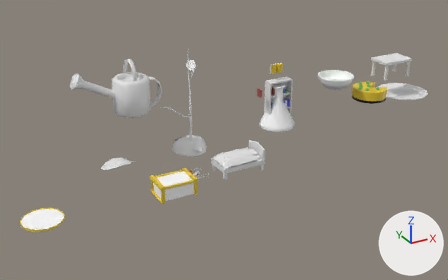
The FBX model Assets/World/Subworlds/Character Items.fbx, before and after one commit.
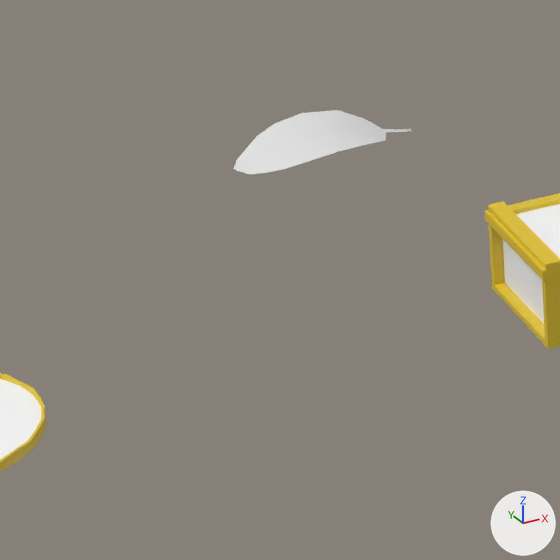
Old and new are each drawn whole from a camera (50 mm lens) standing at (-14.23, -29.89, 15.07) and looking at (1.12, -1.98, 1.11) and again close up on the part from 12% to 37% of the width and 49% to 87% of the height. The axes (+X, +Y, +Z) are drawn at lower right. The lights are the same throughout. The older version's two pictures come first. Where no turn or scale is listed for an object, it has been applied to the vertices.

Before the edit, the objects in view are built like this:
```python
me_circle_002 = bpy.data.meshes.new('Circle.002')
me_circle_002.from_pydata(...)  # 225 vertices, 225 faces; spans x -1.03..1.03, y -1.03..1.03, z -0.09..0.03
# faces by material slot: [129, 96]
me_circle_002.materials.append(mat_flower_2)  # yellow #e7c72e
me_circle_002.materials.append(mat_flower_1)  # white #ffffff
me_cube_039 = bpy.data.meshes.new('Cube.039')
me_cube_039.from_pydata(...)  # 194 vertices, 186 faces; spans x -1.03..1.03, y -0.72..0.83, z -0.43..0.36
# faces by material slot: [48, 66, 72]
me_cube_039.materials.append(mat_flower_1)  # white #ffffff
me_cube_039.materials.append(mat_flower_2)  # yellow #e7c72e
me_cube_039.materials.append(mat_leave)  # green #62b863
me_cube_040 = bpy.data.meshes.new('Cube.040')
me_cube_040.from_pydata(...)  # 200 vertices, 192 faces; spans x -1.06..1.06, y -0.06..1.51, z 0.0..0.17
# faces by material slot: [16, 104, 72]
me_cube_040.materials.append(mat_flower_1)  # white #ffffff
me_cube_040.materials.append(mat_flower_2)  # yellow #e7c72e
me_cube_040.materials.append(mat_leave)  # green #62b863
ob_crate = bpy.data.objects.new('crate', me_cube_039)
ob_crate.location = (-2.5, -3.11, -0.36)
ob_crate_top = bpy.data.objects.new('crate_top', me_cube_040)
ob_crate_top.location = (-2.5, -3.79, 0.0)
ob_lilypad = bpy.data.objects.new('lilypad', me_circle_002)
ob_lilypad.location = (-9.43, -3.11, -0.36)
# also in view: 'Plane' at (-4.44, 0.0, 0.11)
```
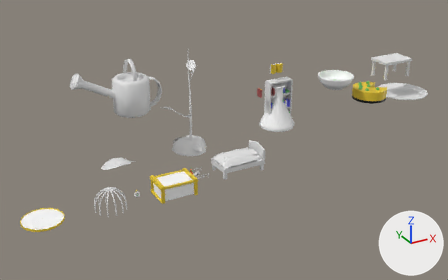
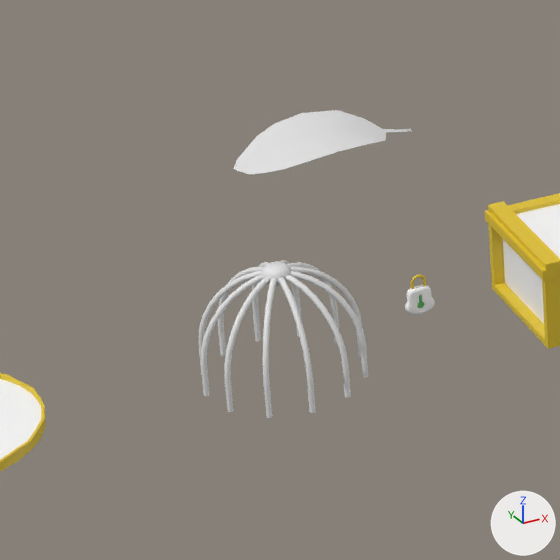
What differs and where, as boxes [x1, y1, x2, y2] in the close-ups (560 x 560 px):
'Cage', added
    after: [198, 260, 368, 418]
'lock.001', added
    after: [405, 274, 435, 315]
    faces in mat_flower_1 (white #ffffff): [405, 285, 435, 315]

What the commit changed:
Mesh me_cylinder_007 is new.
It has 2177 vertices, 2009 faces and spans x -0.85..0.85, y -0.85..0.85, z -1.2..0.05.
Mesh me_cube_043 is new.
It has 380 vertices, 372 faces and spans x -0.152..0.152, y -0.035..0.035, z -0.092..0.355.
Faces by material slot: [84, 252, 36].
It uses material mat_flower_2 (yellow #e7c72e).
It uses material mat_flower_1 (white #ffffff).
It uses material mat_leave (green #62b863).
Object 'Cage' (ob_cage) is new; it shows me_cylinder_007.
Its location is (-5.76, -2.27, -0.07).
Object 'lock.001' (ob_lock_001) is new; it shows me_cube_043.
Its location is (-4.31, -2.34, -0.81).
